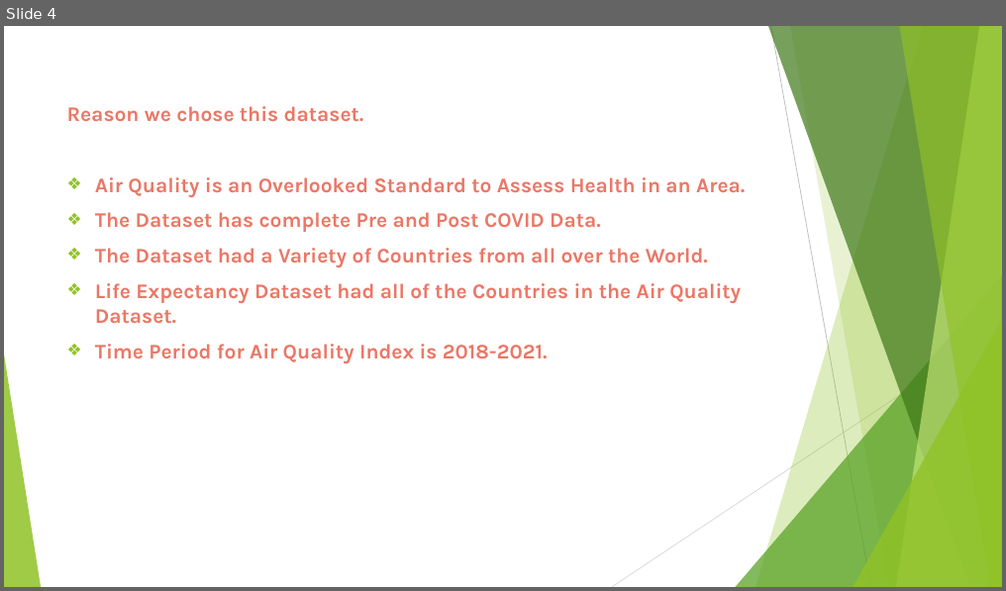
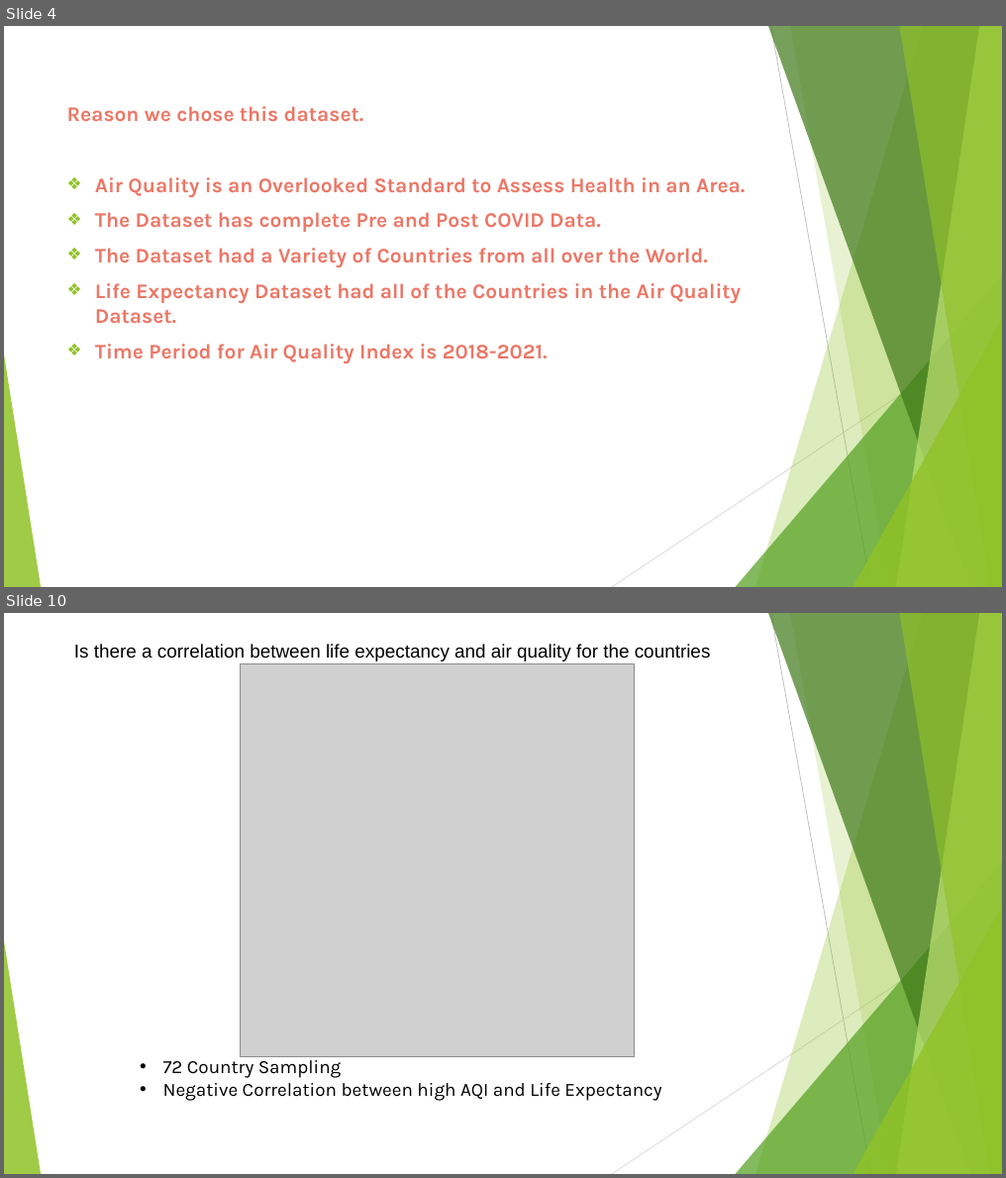
Before and after one commit to Kgyoung01/Project-10, a slide deck: Air Quality Index Analysis by Country.pptx. Shown one above the other, each under a label of ours: slide 4 before the commit, slides 4 and 10 after it; the slides between them are not shown. The pictures are 1006x591 and 1006x1178 pixels, drawn with LibreOffice and Linux fonts; fonts in the diff are those of the drawing; grey boxes stand for pictures. Boxes give left, top, right and bottom in pixels: in the first picture for what was removed or moved away, otherwise in the second. Text is boxed around its words. In the diff, an @@ line names an element or a change of style, - is before the commit and + after.

```diff
--- a/Air Quality Index Analysis by Country.pptx
+++ b/Air Quality Index Analysis by Country.pptx
@@ slide 10 added at box(4, 613, 1002, 1174), background #FFFFFF; not listed: 10 template elements that a slide beside it also shows @@
@@ text added at box(74, 644, 711, 684), 18 pt, text #000000 @@
+Is there a correlation between life expectancy and air quality for the countries in the dataset?
@@ picture added at box(241, 663, 635, 1058) @@
@@ text added at box(163, 1057, 661, 1101), 18 pt, text #000000 @@
+• 72 Country Sampling
+• Negative Correlation between high AQI and Life Expectancy
```
Also in this commit, not shown: 2 slides changed, 6 other slides added.
